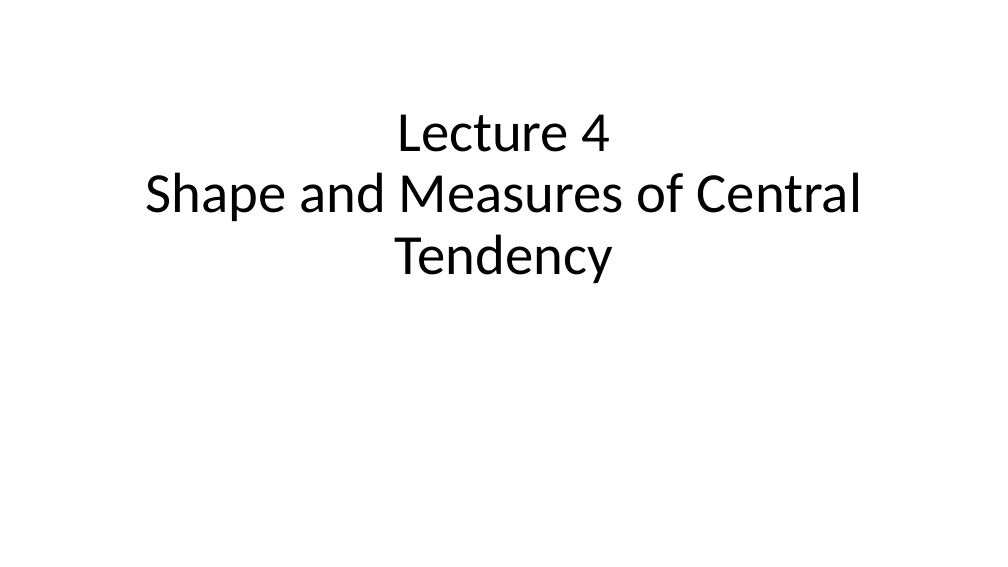
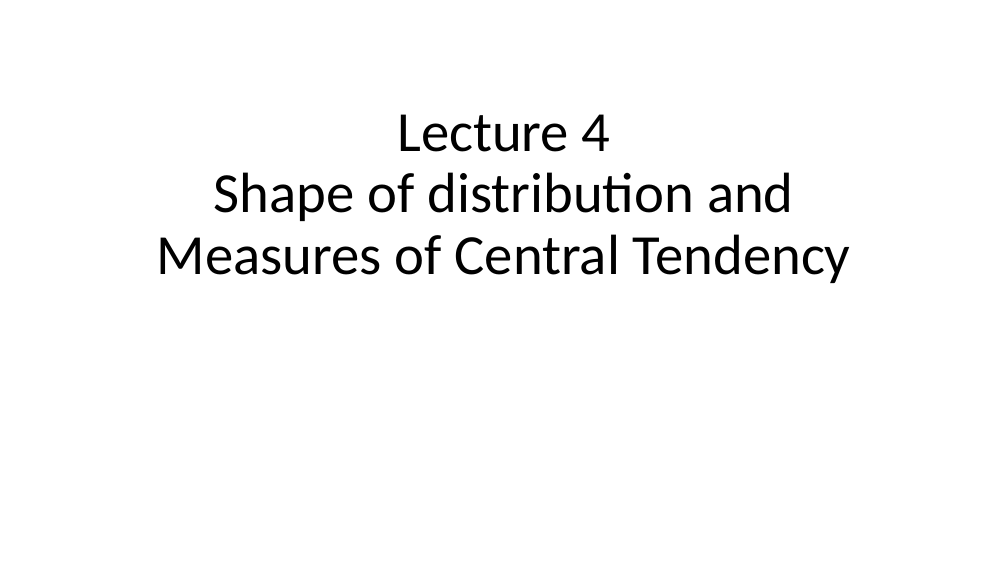
Before and after one commit to Jarred6068/UI_STAT251-03_Spring_2024, a slide deck: slide 1 of docs/lecture_slides/Week 3/Week3_Lecture4_Slides_1_22_2024.pptx. Drawn at 1008x567 pixels with LibreOffice and Linux fonts; fonts in the diff are those of the drawing. Boxes give left, top, right and bottom in pixels: in the first picture for what was removed or moved away, otherwise in the second. Text is boxed around its words. In the diff, an @@ line names an element or a change of style, - is before the commit and + after.

```diff
--- a/docs/lecture_slides/Week 3/Week3_Lecture4_Slides_1_22_2024.pptx
+++ b/docs/lecture_slides/Week 3/Week3_Lecture4_Slides_1_22_2024.pptx
@@ title at (157,114,851,283): text changed @@
-Lecture 4
-Shape and Measures of Central Tendency
+Lecture 4
+Shape of distribution and Measures of Central Tendency
```
Also in this commit, not shown: 6 other slides changed, 7 slides added, 15 other files.
